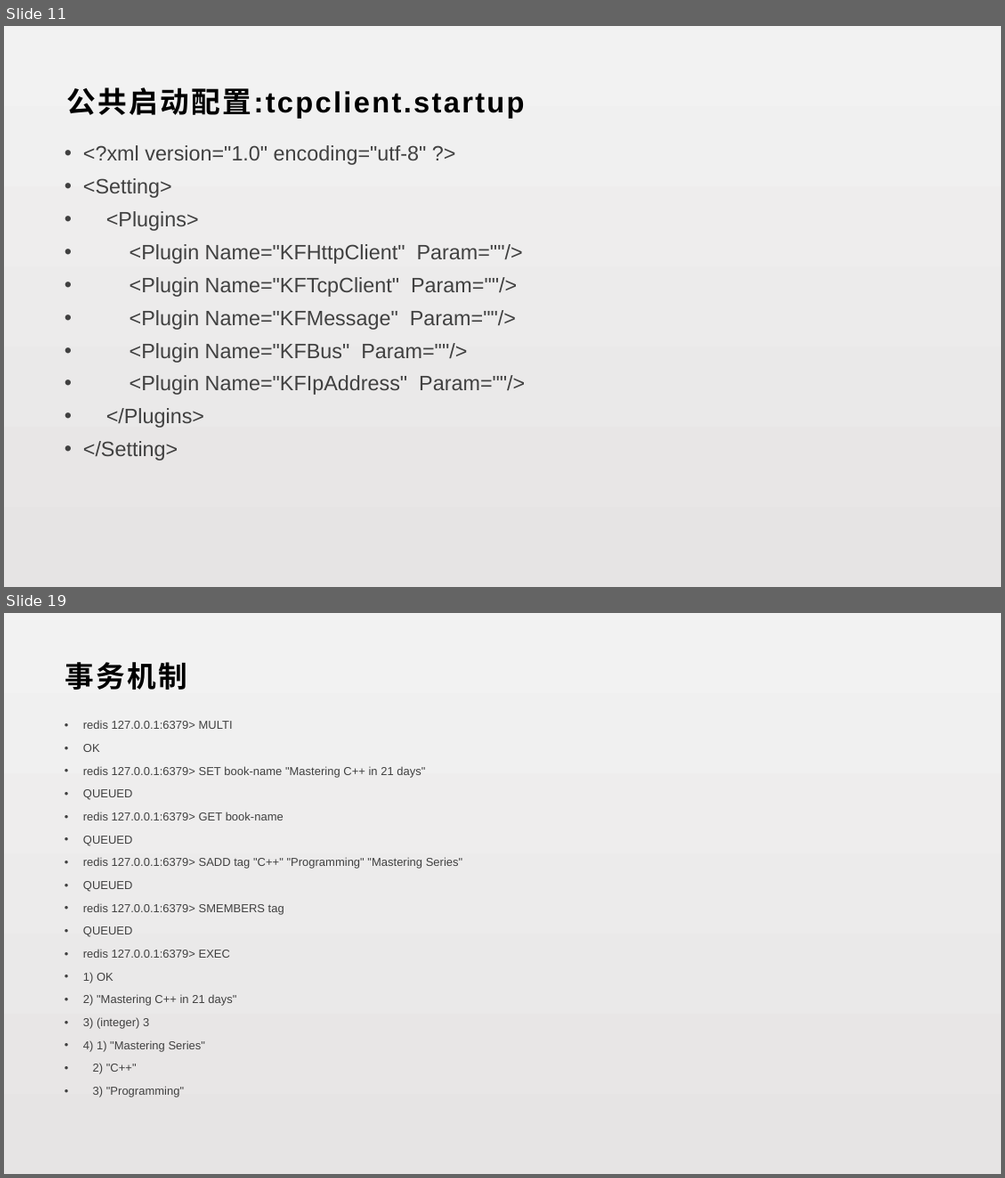
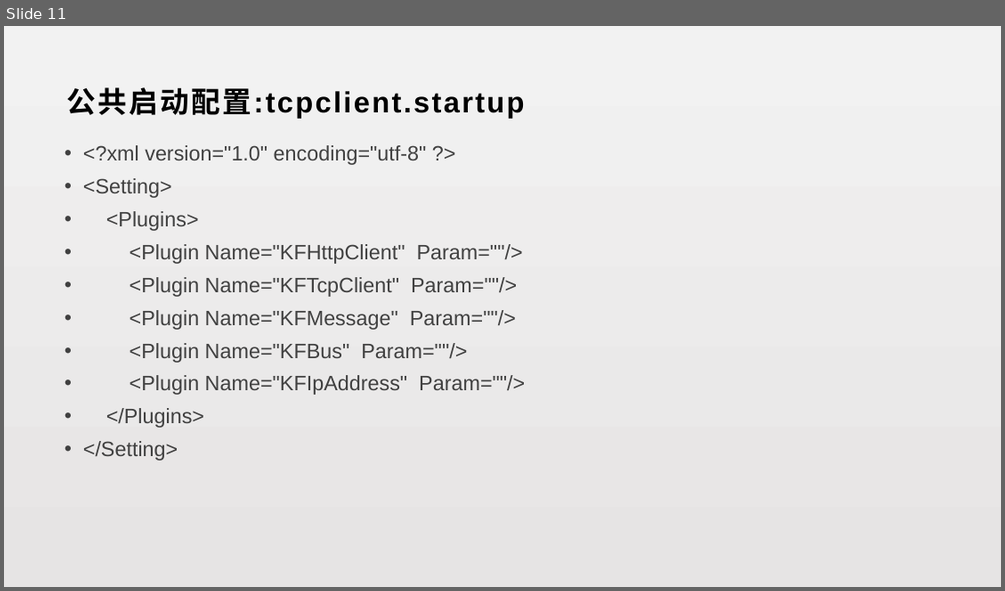
Before and after one commit to lori227/KFrame, a slide deck: _doc/KFrame.pptx. Shown one above the other, each under a label of ours: slides 11 and 19 before the commit, slide 11 after it; the slides between them are not shown. The pictures are 1005x1178 and 1005x591 pixels, drawn with LibreOffice and Linux fonts; fonts in the diff are those of the drawing. Boxes give left, top, right and bottom in pixels: in the first picture for what was removed or moved away, otherwise in the second. Text is boxed around its words. In the diff, an @@ line names an element or a change of style, - is before the commit and + after.

```diff
--- a/_doc/KFrame.pptx
+++ b/_doc/KFrame.pptx
@@ slide 19 removed at <box>4,613,1001,1174</box>, background gradient #F2F2F2 to #E6E4E4 @@
@@ text removed at <box>65,662,187,690</box> @@
-事务机制
@@ text removed at <box>83,720,462,1097</box> @@
-• redis 127.0.0.1:6379> MULTI
-• OK
-• redis 127.0.0.1:6379> SET book-name "Mastering C++ in 21 days"
-• QUEUED
-• redis 127.0.0.1:6379> GET book-name
-• QUEUED
-• redis 127.0.0.1:6379> SADD tag "C++" "Programming" "Mastering Series"
-• QUEUED
-• redis 127.0.0.1:6379> SMEMBERS tag
-• QUEUED
-• redis 127.0.0.1:6379> EXEC
-• 1) OK
-• 2) "Mastering C++ in 21 days"
-• 3) (integer) 3
-• 4) 1) "Mastering Series"
-• 2) "C++"
-• 3) "Programming"
```
Also in this commit, not shown: 11 slides added, 27 other slides removed, 1 other file.
